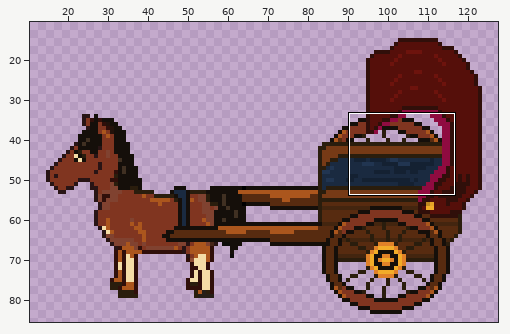
Sprite sheet: Assets/Art/Sprites/Animals/Horses/horse_carriage_red.png. Above, an overview of the earlier version with the close-up marked.
Close-up. Before:
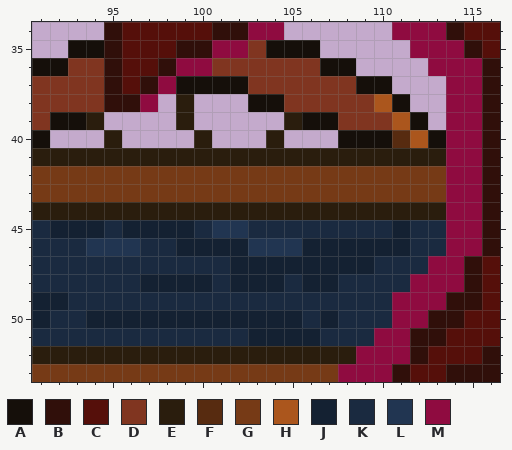
The file is 138x86 pixels. Colours within 5 levels of each other are drawn and written as one. Shown: x 91..116, y 34..53. The wide view leaves out empty margins. The commit also changed other parts of the picture, which this record leaves out.
Palette (. is transparent): A #150f0a  B #300f0a  C #550f0a  D #803520  E #2a1d0d  F #572b10  G #763a16  H #ab561d  J #142132  K #1a2a40  L #213551  M #8f0b40
Pixels before, first column x 91:
34 ....BCCCCCBBMM......MMMBCC
35 ..AABCCCBBMMDAAA.....MMMBC
36 AADDBCCBMMDDDDDDAA....MMMB
37 DDDDBCBMAAAADDDDDDAA...MMB
38 DDDDBBM.E...AADDDDDHA..MMB
39 DAAE....E.....EAADDDHA.MMB
40 A...E....E...E...AAAFHAMMB
41 EEEEEEEEEEEEEEEEEEEEEEEMMB
42 GGGGGGGGGGGGGGGGGGGGGGGMMB
43 GGGGGGGGGGGGGGGGGGGGGGGMMB
44 EEEEEEEEEEEEEEEEEEEEEEEMMB
45 KJJJKJJJJKLLKKKKKKKKJKKMMB
46 KKKLLLKKJJJJLLLJJJJJJKKMMB
47 KKKKKKKKKKKJJJJJJJJKKKMMBC
48 KKKKKKJJJJKJJJKJJKKKKMMMBC
49 JJKKKKKKKKKKKKKKKKKKMMMBBC
50 JKKJJJJJJJJJJJJKJKKKMMBBCC
51 KKKKKKKKKKKKJJJJKKKMMBBCCC
52 EEEEEEEEEEEEEEEEEEMMMBCCCB
53 GGGGGGGGGGGGGGGGGMMMBCCBBB
After the commit:
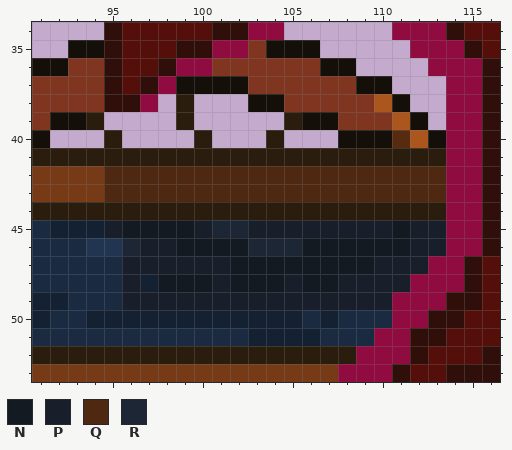
Colours new in this view: N #141a22  P #181f2a  Q #4e2811  R #1c2634
What changed:
Changed rows in their new state; - is an unchanged pixel.
first column x 95:
42 QQQQQQQQQQQQQQQQQQQ
43 QQQQQQQQQQQQQQQQQQQ
45 PNNNNPRRPPPPPPPPNPP
46 -RPPNNNNRRRNNNNNNPP
47 -PPPPPPNNNNNNNNPPP-
48 -P-NNNPNNNPNNPPPP--
49 -PPPPPPPPPPPPPPP---
Changed places in both close-ups, as pixel boxes (x1, y1, x2, y2):
changed: (104, 166, 446, 310)
